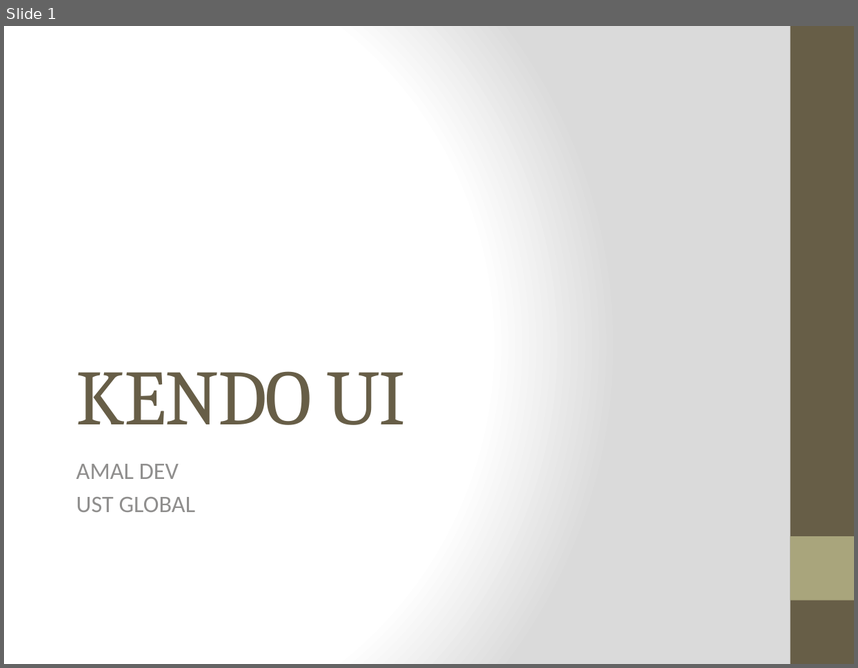
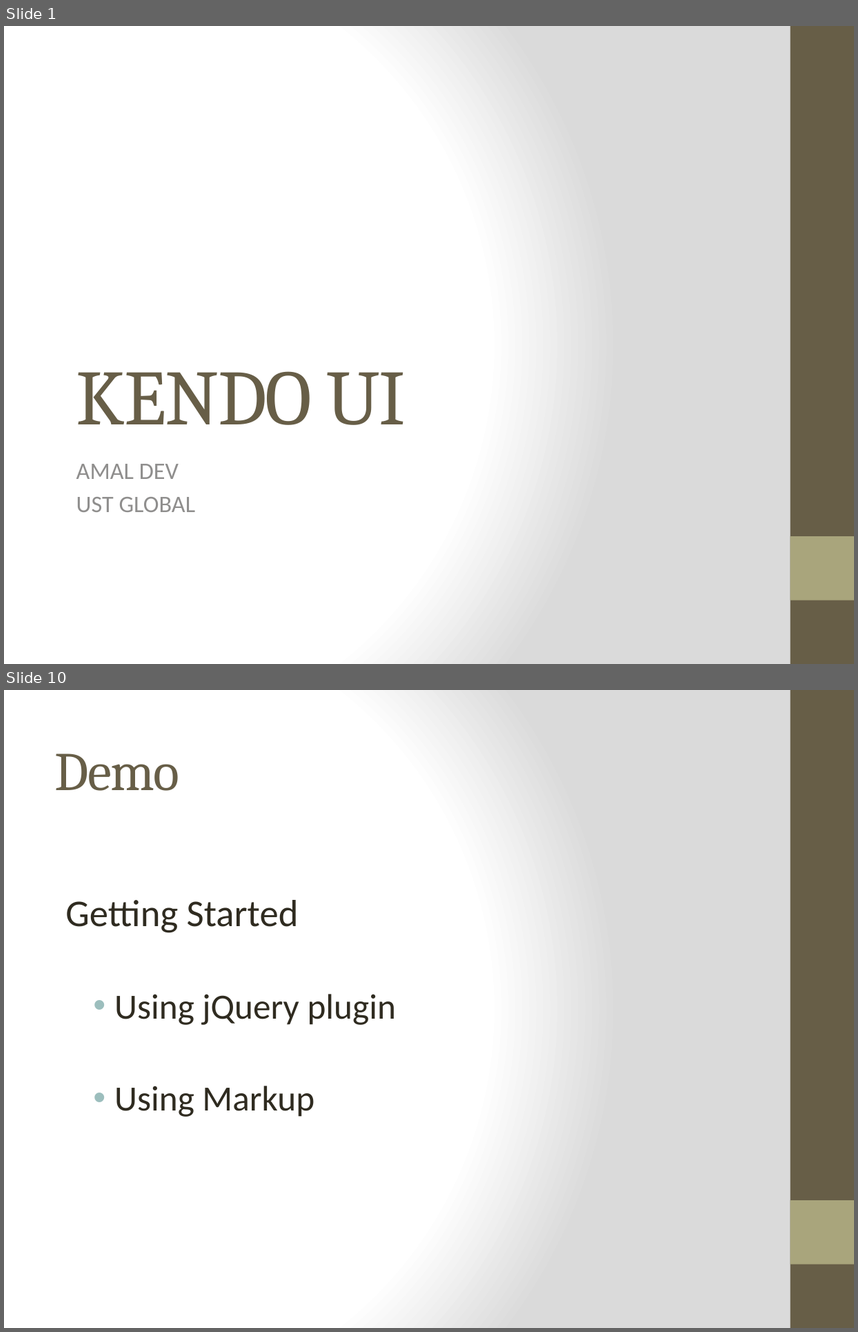
Before and after one commit to amaldevv/kendo-ui, a slide deck: html/Kendo UI.pptx. Shown one above the other, each under a label of ours: slide 1 before the commit, slides 1 and 10 after it; the slides between them are not shown. The pictures are 858x668 and 858x1332 pixels, drawn with LibreOffice and Linux fonts; fonts in the diff are those of the drawing. Boxes give left, top, right and bottom in pixels: in the first picture for what was removed or moved away, otherwise in the second. Text is boxed around its words. In the diff, an @@ line names an element or a change of style, - is before the commit and + after.

```diff
--- a/html/Kendo UI.pptx
+++ b/html/Kendo UI.pptx
@@ slide 10 added at [4,690,854,1328], background gradient #FFFFFF to #DADADA; not listed: 2 template elements that a slide beside it also shows @@
@@ title added at [55,753,180,791], 46 pt, text #675E47 @@
+Demo
@@ text added at [65,900,396,1116], 30 pt, text #2F2B20 @@
+Getting Started
+  • Using jQuery plugin
+  • Using Markup
```
Also in this commit, not shown: 2 slides changed, 7 other slides added.
